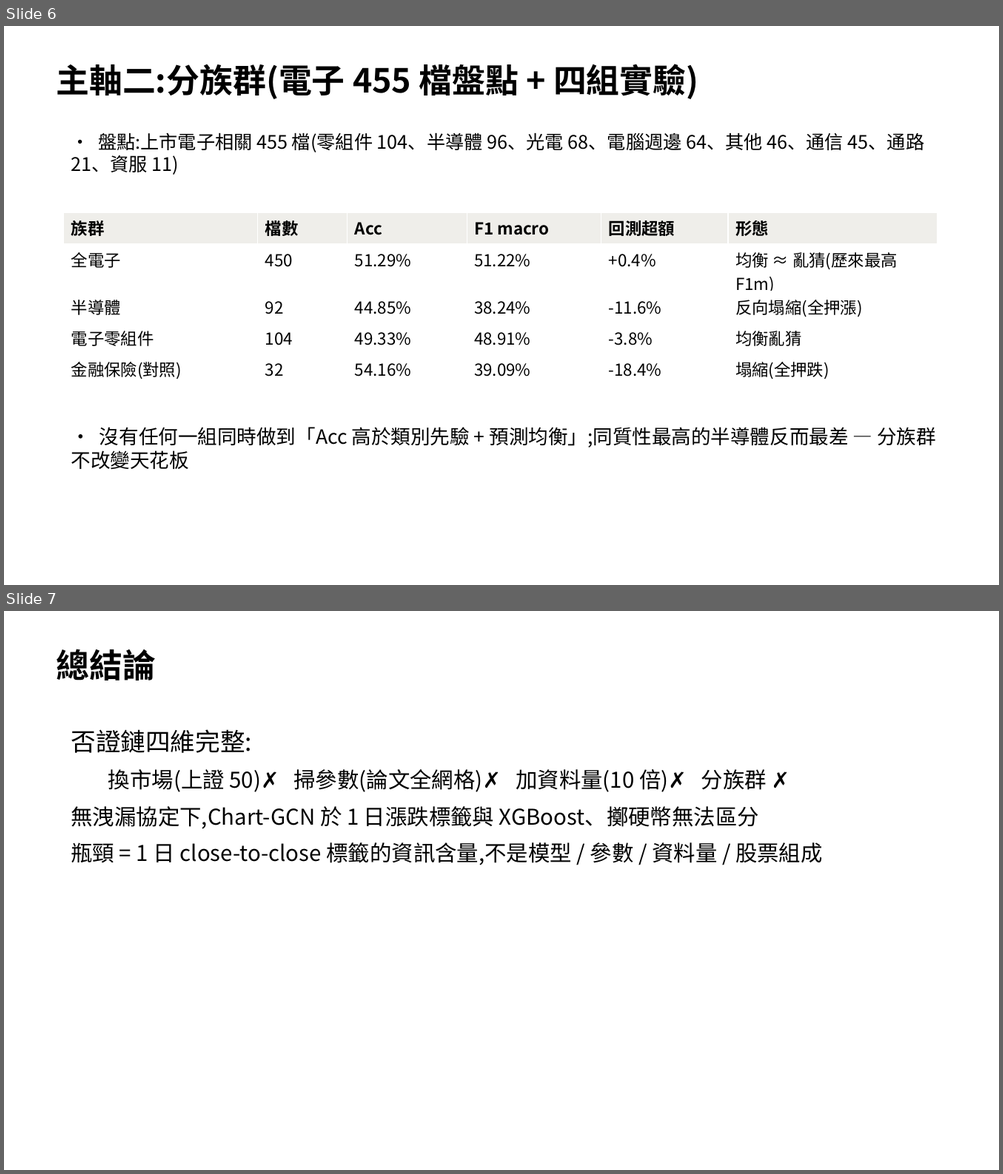
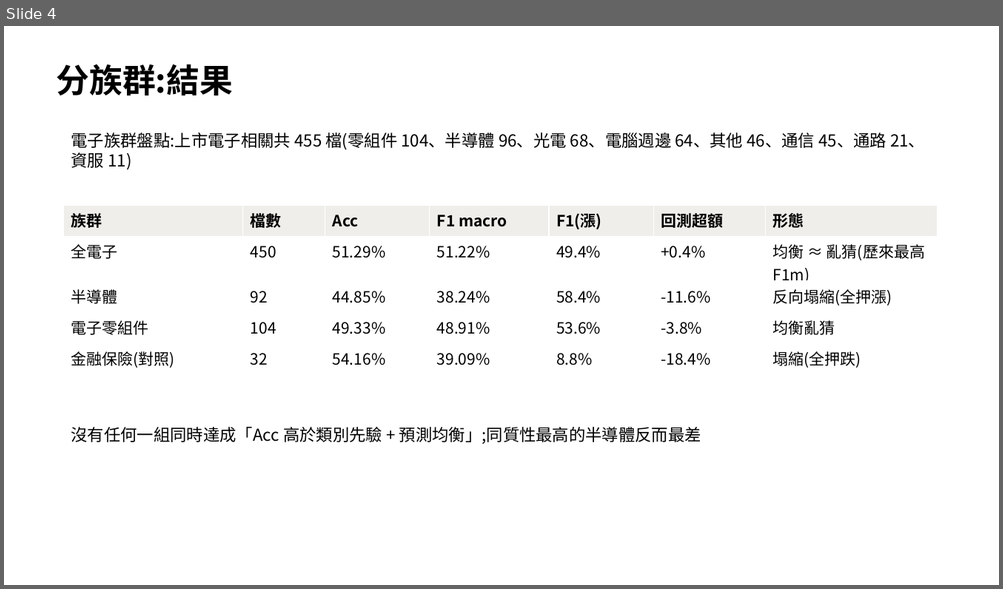
Before and after one commit to lintaixu/fcukproject, a slide deck: 725/進度報告.pptx. Shown one above the other, each under a label of ours: slides 6 and 7 before the commit, slide 4 after it. The pictures are 1003x1174 and 1003x589 pixels, drawn with LibreOffice and Linux fonts; fonts in the diff are those of the drawing. Boxes give left, top, right and bottom in pixels: in the first picture for what was removed or moved away, otherwise in the second. Text is boxed around its words. In the diff, an @@ line names an element or a change of style, - is before the commit and + after.

Commit message:
725 簡報改版:只呈現不同檔數與分族群結果

```diff
--- a/725/進度報告.pptx
+++ b/725/進度報告.pptx
@@ slide 7 removed at (4, 611, 999, 1170), background #FFFFFF @@
@@ text removed at (56, 649, 155, 681) @@
-總結論
@@ text removed at (71, 729, 822, 866) @@
-否證鏈四維完整:
-  換市場(上證 50)✗ 掃參數(論文全網格)✗ 加資料量(10 倍)✗ 分族群 ✗
-無洩漏協定下,Chart-GCN 於 1 日漲跌標籤與 XGBoost、擲硬幣無法區分
-瓶頸 = 1 日 close-to-close 標籤的資訊含量,不是模型 / 參數 / 資料量 / 股票組成
@@ what was slide 6 is now slide 4 @@
@@ slide 4 changed as well @@
@@ text at (56, 64, 233, 96): text changed @@
-主軸二:分族群(電子 455 檔盤點 + 四組實驗)
+分族群:結果
@@ text at (71, 133, 925, 170): text changed; size 18 to 16 pt @@
-• 盤點:上市電子相關 455 檔(零組件 104、半導體 96、光電 68、電腦週邊 64、其他 46、通信 45、通路 21、資服 11)
+電子族群盤點:上市電子相關共 455 檔(零組件 104、半導體 96、光電 68、電腦週邊 64、其他 46、通信 45、通路 21、資服 11)
@@ table at (64, 205, 936, 371) @@
+column 5: F1(漲) | 49.4% | 58.4% | 53.6% | 8.8%
@@ table: place and size @@
-table at (64, 212, 936, 383)
+table at (64, 205, 936, 371)
@@ text at (71, 427, 701, 444): text changed; size 19 to 16 pt @@
-• 沒有任何一組同時做到「Acc 高於類別先驗 + 預測均衡」;同質性最高的半導體反而最差 — 分族群不改變天花板
+沒有任何一組同時達成「Acc 高於類別先驗 + 預測均衡」;同質性最高的半導體反而最差
```
Also in this commit, not shown: 2 other slides changed, 1 slide added, 4 other slides removed, 1 other file.
